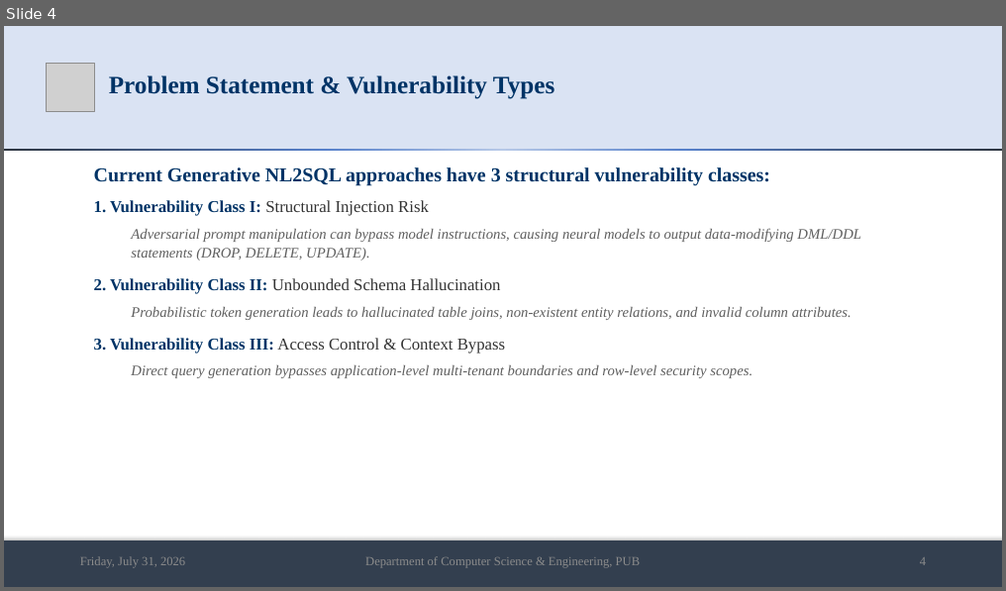
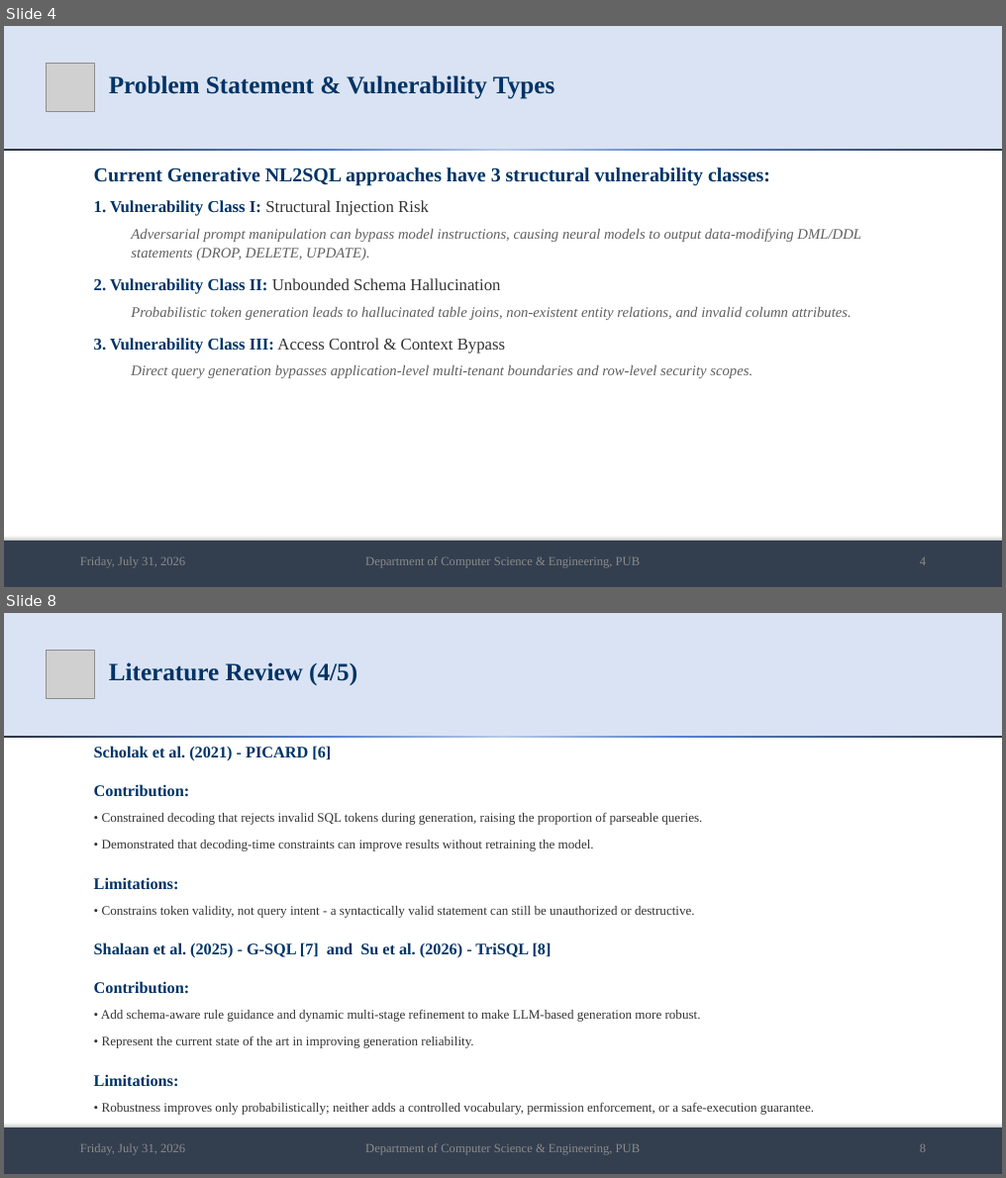
Before and after one commit to md-riaz/AEGIS-Research, a slide deck: docs/scripts/Md_Riaz_Mid_Defense_Final_0322310105101024.pptx. Shown one above the other, each under a label of ours: slide 4 before the commit, slides 4 and 8 after it; the slides between them are not shown. The pictures are 1006x591 and 1006x1178 pixels, drawn with LibreOffice and Linux fonts; fonts in the diff are those of the drawing; grey boxes stand for pictures. Boxes give left, top, right and bottom in pixels: in the first picture for what was removed or moved away, otherwise in the second. Text is boxed around its words. In the diff, an @@ line names an element or a change of style, - is before the commit and + after.

```diff
--- a/docs/scripts/Md_Riaz_Mid_Defense_Final_0322310105101024.pptx
+++ b/docs/scripts/Md_Riaz_Mid_Defense_Final_0322310105101024.pptx
@@ slide 8 added at [4,613,1002,1174], background #FFFFFF @@
@@ rectangle added at [4,613,1002,736], fill #DAE3F3 @@
@@ picture added at [46,651,94,698] @@
@@ title added at [109,663,357,685], 24 pt, text #003366, bold @@
+Literature Review (4/5)
@@ rectangle added at [4,736,1002,738], fill gradient #B4C7E7 to #4D79C7 to #222A35 @@
@@ text added at [94,746,814,1115], 12.5 pt, text #333333 @@
+Scholak et al. (2021) - PICARD [6]
+Contribution:
+• Constrained decoding that rejects invalid SQL tokens during generation, raising the proportion of parseable queries.
+• Demonstrated that decoding-time constraints can improve results without retraining the model.
+Limitations:
+• Constrains token validity, not query intent - a syntactically valid statement can still be unauthorized or destructive.
+Shalaan et al. (2025) - G-SQL [7] and Su et al. (2026) - TriSQL [8]
+Contribution:
+• Add schema-aware rule guidance and dynamic multi-stage refinement to make LLM-based generation more robust.
+• Represent the current state of the art in improving generation reliability.
+Limitations:
+• Robustness improves only probabilistically; neither adds a controlled vocabulary, permission enforcement, or a safe-execution guarantee.
@@ rectangle added at [4,1128,1002,1174], fill #333F50 @@
@@ text added at [80,1144,185,1156], 12 pt, text #8C8C8C @@
+Friday, July 31, 2026
@@ text added at [365,1144,640,1156], 12 pt, text #8C8C8C @@
+Department of Computer Science & Engineering, PUB
@@ text added at [920,1145,926,1153], 12 pt, text #8C8C8C @@
+8
```
Also in this commit, not shown: 20 slides changed, 4 other slides added, 2 other files.
